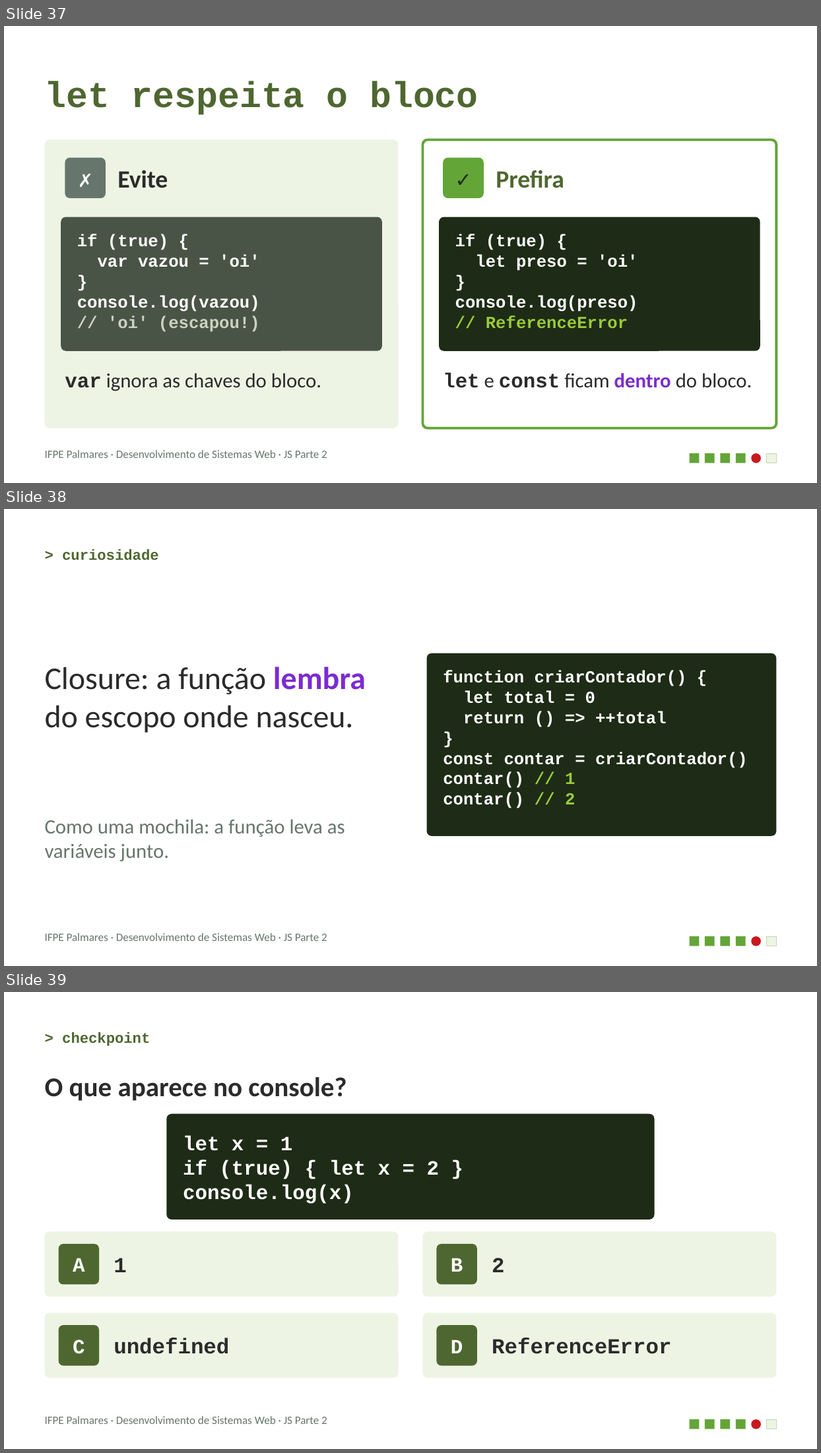
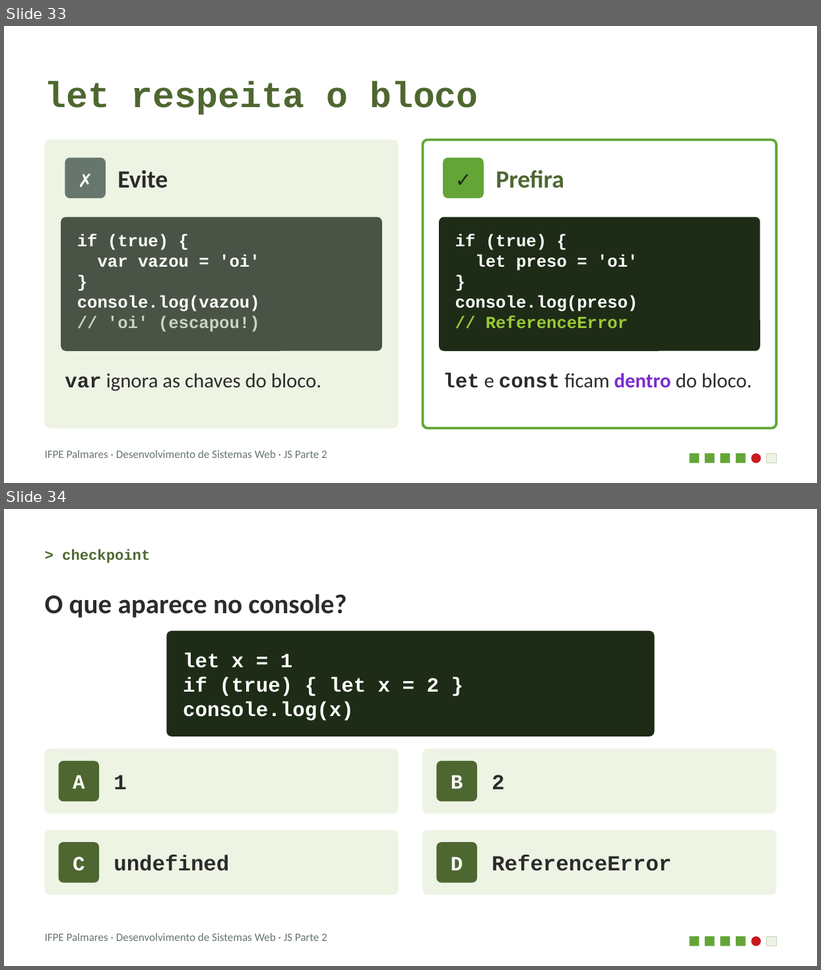
Before and after one commit to tsa2ufpe/web, a slide deck: modulos/05-javascript/slides/js-parte2-decisoes-e-funcoes.pptx. Shown one above the other, each under a label of ours: slides 37, 38 and 39 before the commit, slides 33 and 34 after it. The pictures are 821x1453 and 821x970 pixels, drawn with LibreOffice and Linux fonts; fonts in the diff are those of the drawing. Boxes give left, top, right and bottom in pixels: in the first picture for what was removed or moved away, otherwise in the second. Text is boxed around its words. In the diff, an @@ line names an element or a change of style, - is before the commit and + after.

```diff
--- a/modulos/05-javascript/slides/js-parte2-decisoes-e-funcoes.pptx
+++ b/modulos/05-javascript/slides/js-parte2-decisoes-e-funcoes.pptx
@@ slide 38 removed at (4, 509, 817, 966), background #FFFFFF @@
@@ text removed at (62, 549, 159, 560) @@
-> curiosidade
@@ text removed at (45, 667, 366, 733) @@
-Closure: a função lembra do escopo onde nasceu.
@@ rounded rectangle removed at (427, 653, 776, 836) @@
@@ text removed at (443, 671, 748, 809) @@
-function criarContador() {
-let total = 0
-return () => ++total
-}
-const contar = criarContador()
-contar() // 1
-contar() // 2
@@ text removed at (45, 819, 345, 861) @@
-Como uma mochila: a função leva as variáveis junto.
@@ text removed at (45, 933, 327, 941) @@
-IFPE Palmares · Desenvolvimento de Sistemas Web · JS Parte 2
@@ rectangle removed at (690, 937, 699, 947) @@
@@ rectangle removed at (705, 937, 715, 947) @@
@@ rectangle removed at (720, 937, 730, 947) @@
@@ rectangle removed at (736, 937, 746, 947) @@
@@ ellipse removed at (751, 937, 761, 947) @@
@@ rectangle removed at (767, 937, 776, 947) @@
@@ what was slide 37 is now slide 33 @@
@@ what was slide 39 is now slide 34 @@
```
Also in this commit, not shown: 4 other slides removed.
